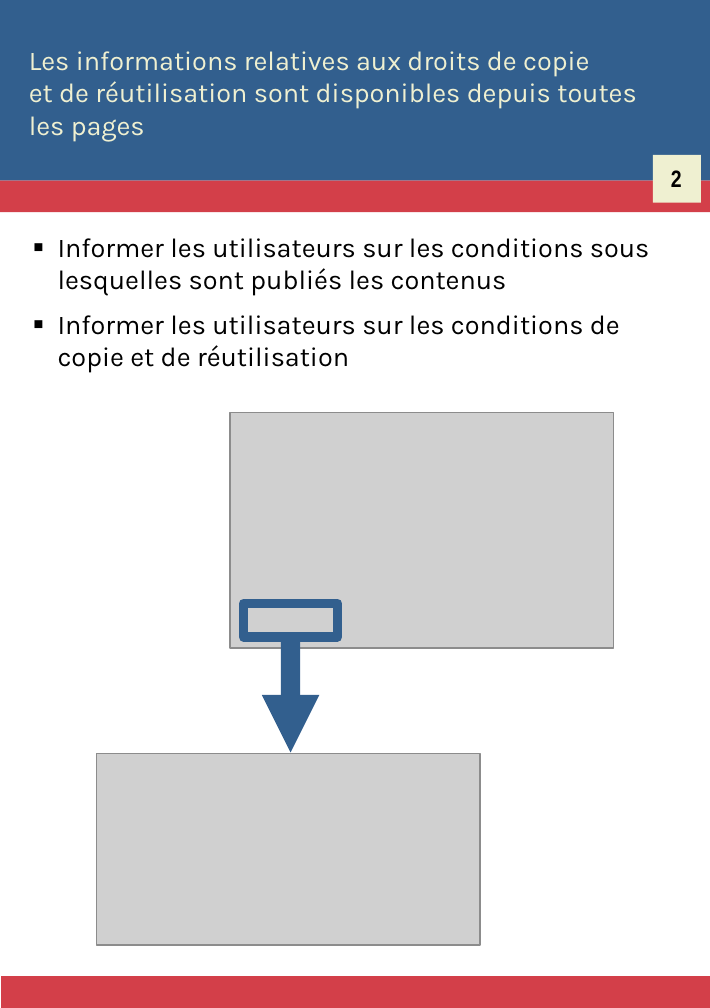
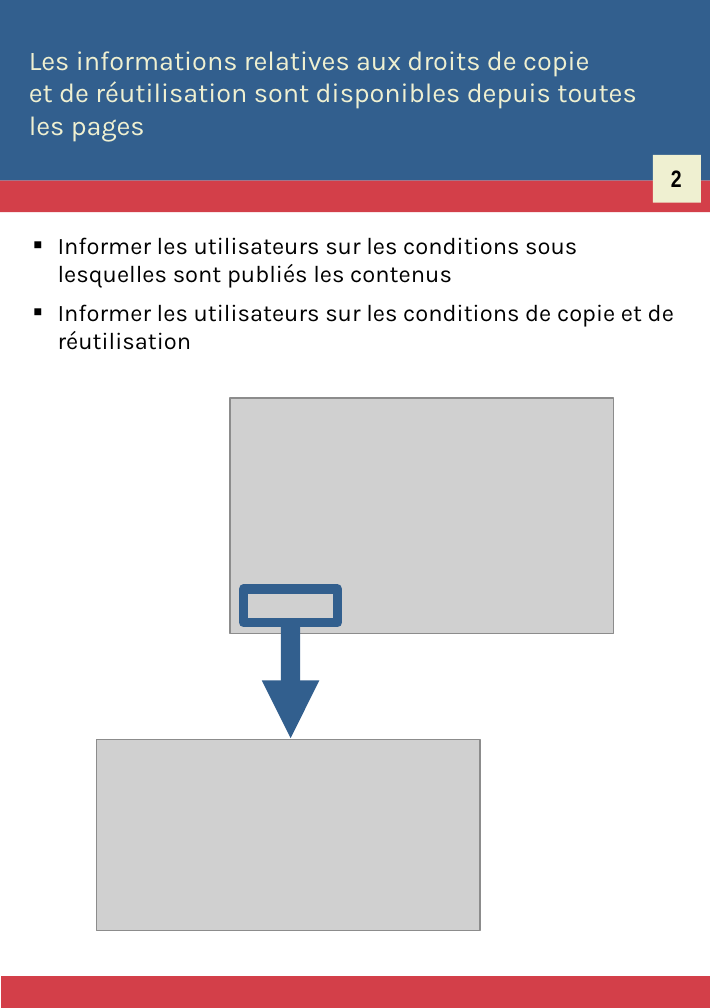
Before and after one commit to Zigazou/bonnes-pratiques-illustrees, a slide deck: slide 5 of bonnes-pratiques.odp. Drawn at 710x1008 pixels with LibreOffice and Linux fonts; fonts in the diff are those of the drawing; grey boxes stand for pictures. Boxes give left, top, right and bottom in pixels: in the first picture for what was removed or moved away, otherwise in the second. Text is boxed around its words. In the diff, an @@ line names an element or a change of style, - is before the commit and + after.

Commit message:
Toutes les BP sont prêtes pour un schéma

```diff
--- a/bonnes-pratiques.odp
+++ b/bonnes-pratiques.odp
@@ text "Informer les utilisateurs sur les ..." at bbox=[58, 237, 674, 350]: size 16 to 14 pt @@
@@ 2 pictures, 1 rectangle, 1 arrow: place and size @@
-2 pictures, 1 rectangle, 1 arrow at bbox=[96, 412, 614, 944]
+2 pictures, 1 rectangle, 1 arrow at bbox=[96, 397, 614, 929]
```
Also in this commit, not shown: 60 other slides changed, 180 slides added, 1 slide removed, 14 other files.
